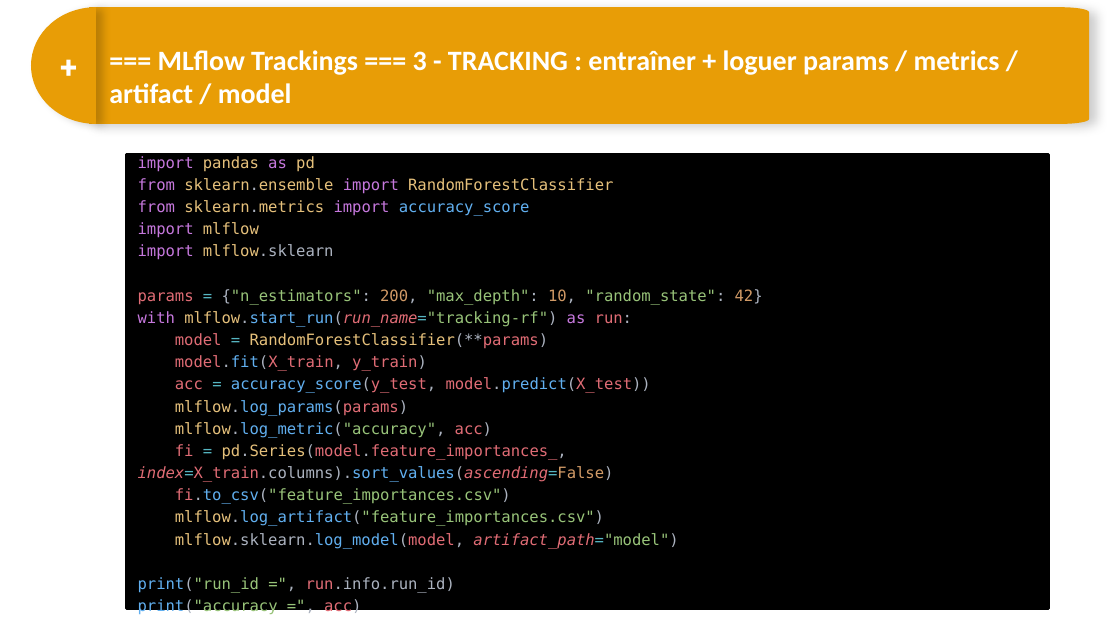
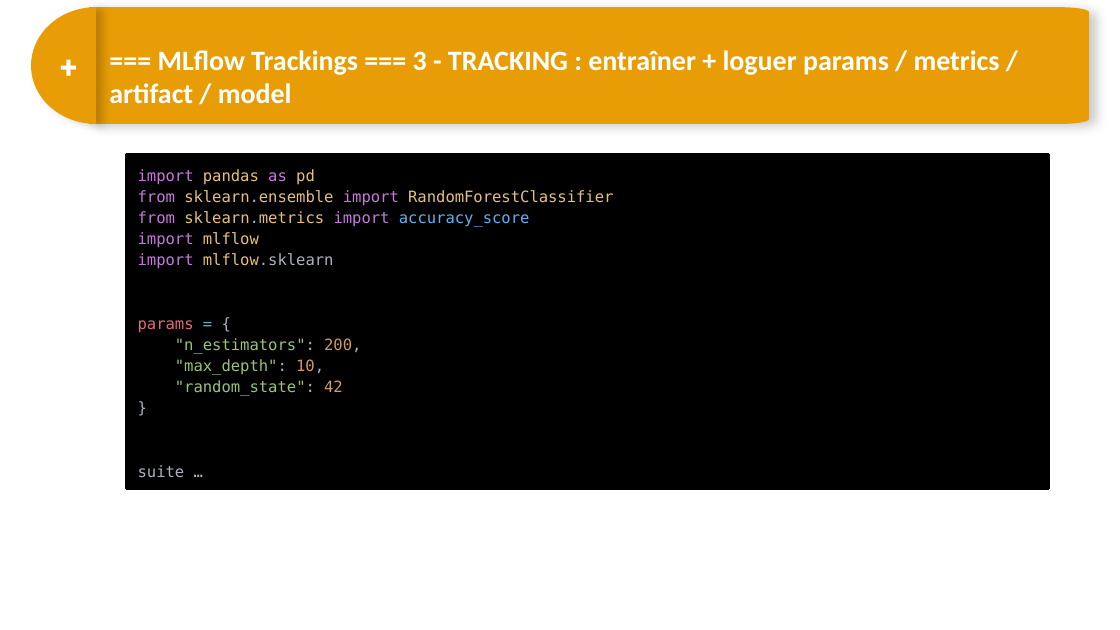
Before and after one commit to DARGOUARCH/spark_formation, a slide deck: slide 7 of 11 - NSparkAvancé - ML Tracking_Project_Model.pptx (slide 8 before the commit). Drawn at 1120x630 pixels with LibreOffice and Linux fonts; fonts in the diff are those of the drawing. Boxes give left, top, right and bottom in pixels: in the first picture for what was removed or moved away, otherwise in the second. Text is boxed around its words. In the diff, an @@ line names an element or a change of style, - is before the commit and + after.

Commit message:
Mise à jour du support tracking

```diff
--- a/11 - NSparkAvancé - ML Tracking_Project_Model.pptx
+++ b/11 - NSparkAvancé - ML Tracking_Project_Model.pptx
@@ rectangle "import pandas as pd" resized from (x1=127, y1=155, x2=1048, y2=608) to (x1=127, y1=155, x2=1048, y2=488) @@
@@ text in rectangle at (x1=138, y1=169, x2=613, y2=269): line spacing 14.2pt to 1.13 @@
@@ text in rectangle at (x1=138, y1=320, x2=361, y2=477): text changed; text colour #E06C75 to #98C379 @@
-params = {"n_estimators": 200, "max_depth": 10, "random_state": 42}
-with mlflow.start_run(run_name="tracking-rf") as run:
-model = RandomForestClassifier(**params)
-model.fit(X_train, y_train)
-acc = accuracy_score(y_test, model.predict(X_test))
-mlflow.log_params(params)
-mlflow.log_metric("accuracy", acc)
-fi = pd.Series(model.feature_importances_, index=X_train.columns).sort_values(ascending=False)
-fi.to_csv("feature_importances.csv")
-mlflow.log_artifact("feature_importances.csv")
-mlflow.sklearn.log_model(model, artifact_path="model")
-print("run_id =", run.info.run_id)
-print("accuracy =", acc)
+params = {
+"n_estimators": 200,
+"max_depth": 10,
+"random_state": 42
+}
+suite …
```
Also in this commit, not shown: 10 other slides changed, 5 slides added, 1 slide removed.
